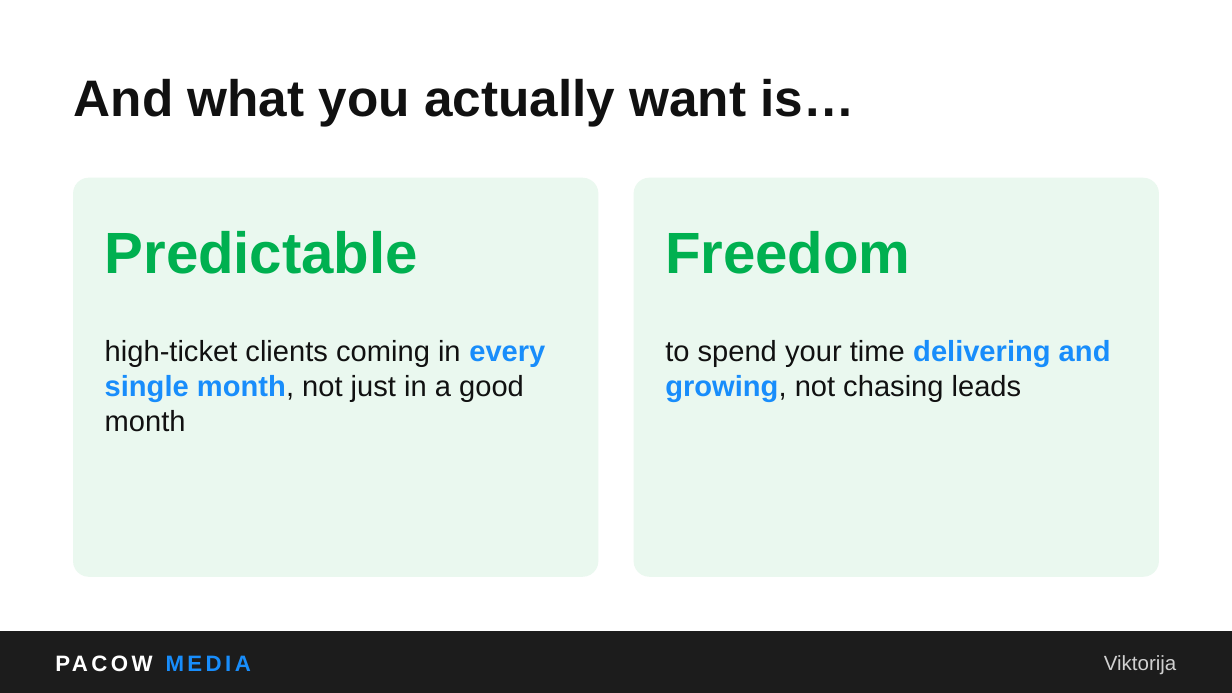
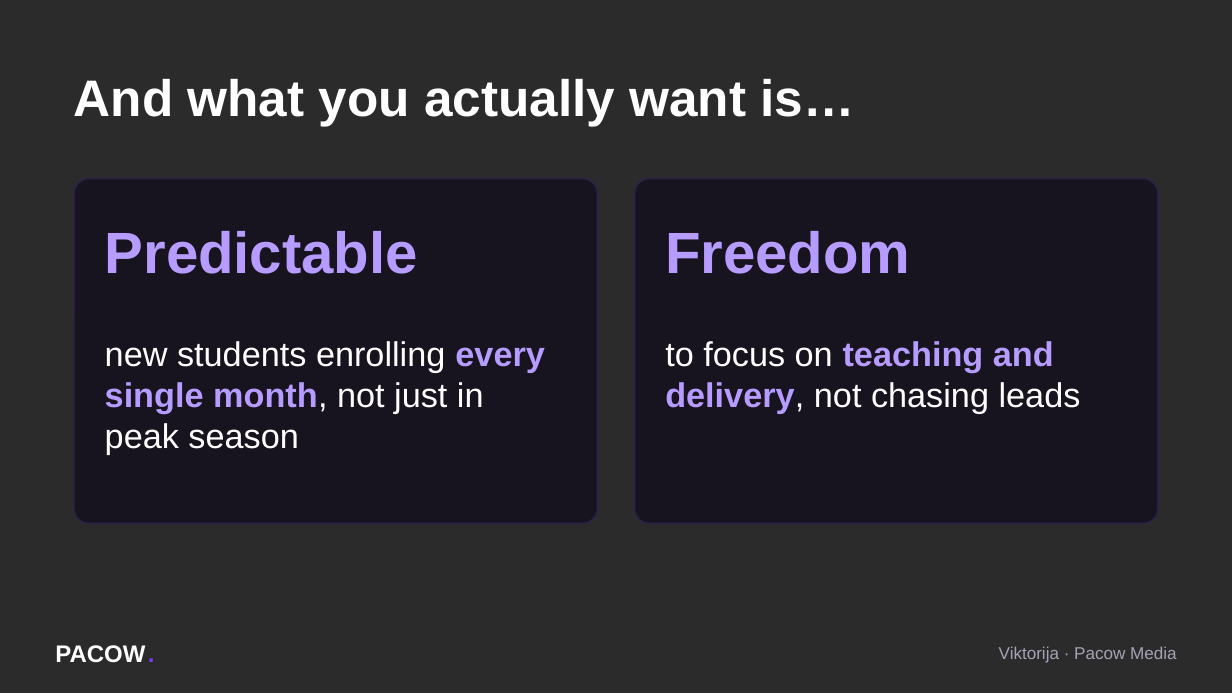
Before and after one commit to ema-del/business, a slide deck: slide 5 of webinar/Pacow_Media_Webinar.pptx. Drawn at 1232x693 pixels with LibreOffice and Linux fonts; fonts in the diff are those of the drawing; background and template pictures are left out; a plain dark background stands for a picture behind light text. Boxes give left, top, right and bottom in pixels: in the first picture for what was removed or moved away, otherwise in the second. Text is boxed around its words. In the diff, an @@ line names an element or a change of style, - is before the commit and + after.

```diff
--- a/webinar/Pacow_Media_Webinar.pptx
+++ b/webinar/Pacow_Media_Webinar.pptx
@@ background #FFFFFF to picture (left out) @@
@@ text "And what you actually want ..." at [74, 79, 854, 126]: text colour #111111 to #FFFFFF @@
@@ rounded rectangle added at [74, 179, 598, 524], fill #17131F, outline #2C2344 1 pt @@
@@ rounded rectangle: place and size @@
-rounded rectangle at [74, 179, 598, 577]
+rounded rectangle at [634, 179, 1158, 524]
@@ rounded rectangle at [634, 179, 1158, 524]: fill #EAF8EF to #17131F; outline #EAF8EF 1 pt to #2C2344 1 pt; proportions changed @@
@@ rounded rectangle removed at [634, 179, 1158, 577] @@
@@ text "Predictable" at [105, 231, 418, 274]: text colour #00B050 to #B79CFF @@
@@ text "Freedom" at [665, 231, 910, 274]: text colour #00B050 to #B79CFF @@
@@ text at [105, 341, 544, 455]: text changed; size 17 to 20 pt; text colour #111111 to #FFFFFF @@
-high-ticket clients coming in every single month, not just in a good month
+new students enrolling every single month, not just in peak season
@@ text at [665, 341, 1081, 414]: text changed; size 17 to 20 pt; text colour #111111 to #FFFFFF @@
-to spend your time delivering and growing, not chasing leads
+to focus on teaching and delivery, not chasing leads
@@ rectangle removed at [0, 631, 1232, 692] @@
@@ text removed at [55, 631, 425, 692] @@
-PACOW MEDIA
@@ text added at [55, 645, 154, 663], 14 pt, text #FFFFFF, bold @@
+PACOW
@@ text added at [148, 631, 172, 674], 14 pt, text #7C3CFF, bold @@
+.
@@ text added at [999, 646, 1177, 663], 10 pt, text #A6A1B5 @@
+Viktorija · Pacow Media
@@ text removed at [1104, 655, 1177, 675] @@
-Viktorija
```
Also in this commit, not shown: 44 other slides changed, 15 slides added, 20 slides removed, 1 other file.
